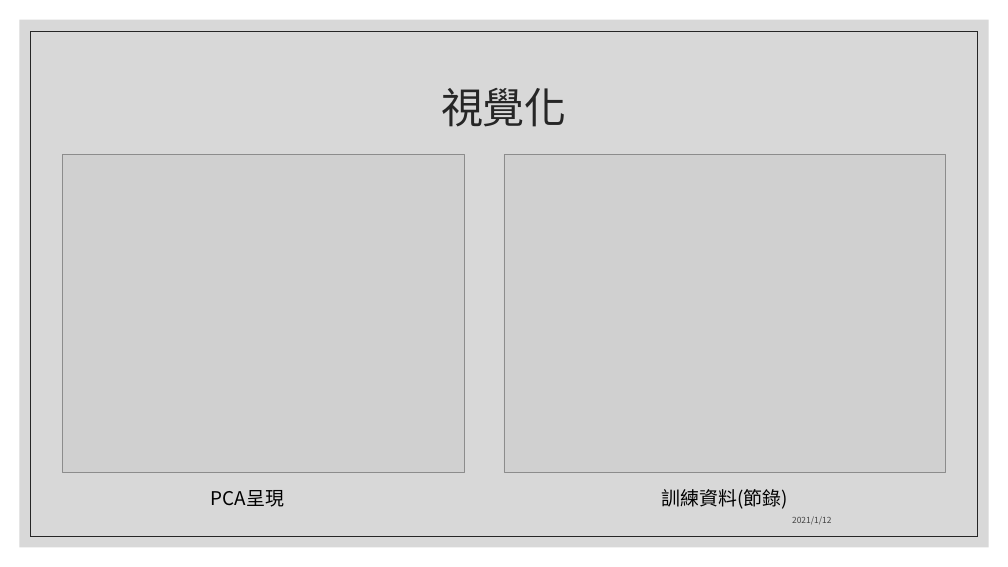
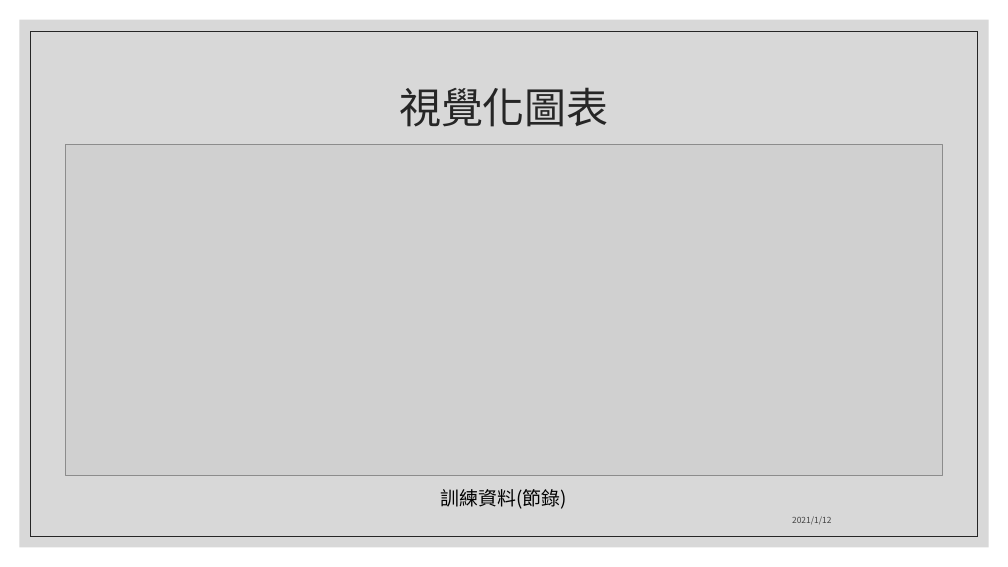
Before and after one commit to 1091-datascience/finalproject-group10, a slide deck: slide 13 of docs/Data Science Final .pptx (slide 11 before the commit). Drawn at 1008x567 pixels with LibreOffice and Linux fonts; fonts in the diff are those of the drawing; grey boxes stand for pictures. Boxes give left, top, right and bottom in pixels: in the first picture for what was removed or moved away, otherwise in the second. Text is boxed around its words. In the diff, an @@ line names an element or a change of style, - is before the commit and + after.

Commit message:
update ppt

```diff
--- a/docs/Data Science Final .pptx
+++ b/docs/Data Science Final .pptx
@@ title at [399,87,609,127]: text changed @@
-視覺化
+視覺化圖表
@@ picture added at [66,145,943,476] @@
@@ picture removed at [62,154,464,473] @@
@@ picture removed at [504,154,946,473] @@
@@ text removed at [211,490,284,507] @@
-PCA呈現
@@ text "訓練資料(節錄)": place and size @@
-text "訓練資料(節錄)" at [662,489,788,509]
+text "訓練資料(節錄)" at [441,489,567,509]
```
Also in this commit, not shown: 2 slides added, 1 other file.
